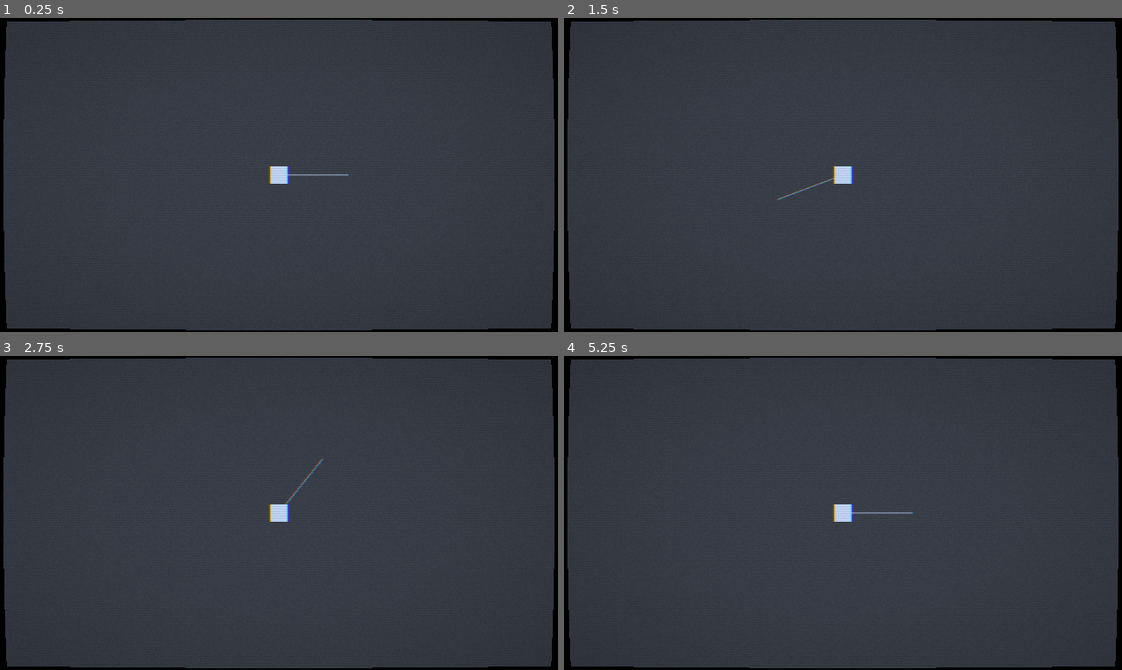
Above: before the commit, frames 1-4 (two rows, left to right).
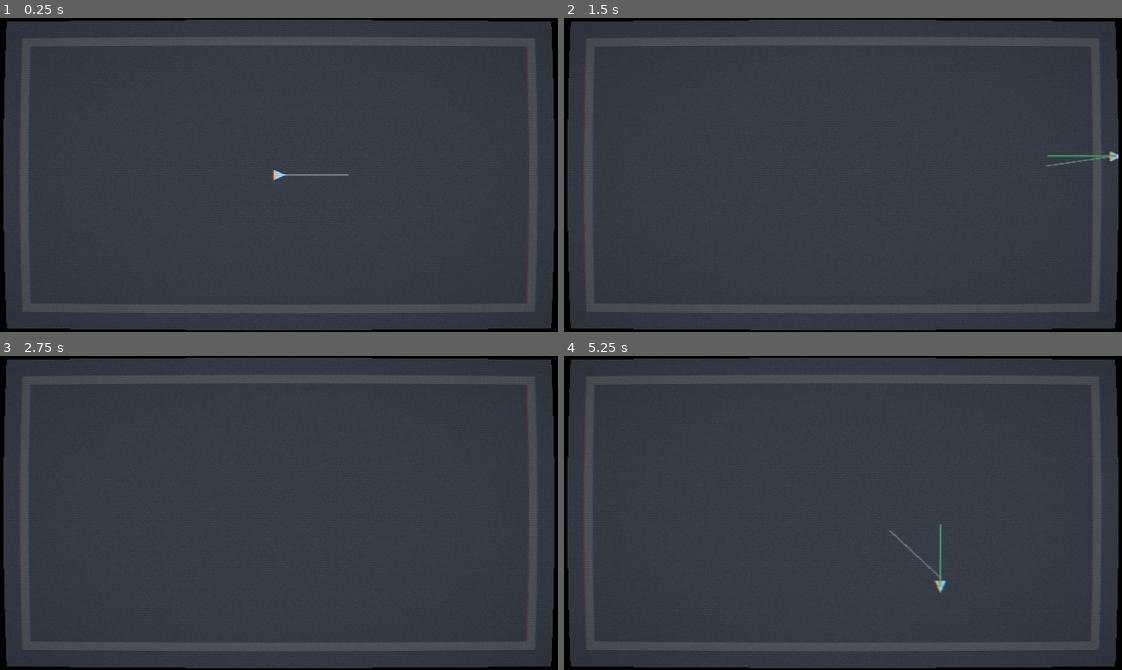
Above: after the commit, the same moments.

Repository: artemiiShabanov/slash-dash-slash
Game: Godot game, scene res://scenes/demos/m2_dash_demo.tscn
Two runs of this game, one before a commit and one after it. Both use one fixed random seed, a clock stepped at 60 frames per second and the inputs below. Before the commit the project starts from res://scenes/m1_input_demo.tscn.
Inputs (mouse positions are in pixels of both pictures, inside the frame that each line leads up to):
- Up to frame 1 (0.25 s): no input
- Up to frame 2 (1.5 s): tap Enter at 0.5 s; move the mouse to (965, 159) at 0.52 s; hold D 0.53-1.25 s; click (965, 159) at 0.67 s; tap Space at 0.77, 1.25 s; drag from (731, 190) to (815, 237) at 1.27 s
- Up to frame 3 (2.75 s): move the mouse to (334, 443) at 2.02 s; hold D from 2.03 s (still down); click (334, 443) at 2.17 s
- Up to frame 4 (5.25 s): release D at 2.75 s; tap Enter at 2.75 s; drag from (815, 575) to (675, 465) at 2.77 s; move the mouse to (1010, 560) at 3.52 s; hold A 3.53-4.25 s; click (1010, 560) at 3.67 s; tap Space at 3.77, 4.25 s; drag from (675, 465) to (759, 434) at 4.27 s; move the mouse to (870, 513) at 5.02 s; hold S from 5.03 s (still down); click (870, 513) at 5.17 s

The runs differ from the first frame. In frame 1, 4.2% of the frame differs, in the area x 3-97%, y 6-94%; in frame 2, 4.5%; in frame 3, 4.3%; in frame 4, 4.6%.

Commit message:
Ship core_dash spec (M2) and reorg demos
Reusable Player scene listens to InputSystem.dash_requested and
aim_changed; rotates to face current aim while idle; on commit, runs
a curve-driven committed dash for fixed distance over fixed duration
with no steering or cancel.

- DashTuning resource: base distance, base duration, ease-out speed
  Curve sub-resource, idle rotation lerp, trail params
- Player (CharacterBody2D) state machine: idle vs dashing,
  per-physics-frame curve-baked step via move_and_collide so the
  upcoming wall_collision_dash spec can plug in by reading the
  collision result; this spec ignores it
- Modifier registries on the player: dash_distance and dash_duration
  each have a key->{additive, multiplicative} dict with set/clear API.
  Effective values resolved at dash start and clamped to a positive
  minimum. Empty here; amulet/gem/world-state specs populate them
- Sets InputSystem.dash_in_progress true during dash, false on end so
  the input buffer auto-flushes a queued commit, yielding zero-frame
  chained dashes
- World-space Line2D trail (top_level=true) with point cap, fades on
  dash end via a tracked tween that's killed on a new dash to prevent
  the fade from stomping on chained-dash trails
- M2 demo scene with walled arena sized for the 640x360 internal frame

Reorg: moved m1_input_demo, m1_style_smoke, m2_dash_demo and their
scripts into scenes/demos/ and scripts/demos/. Player scene stays in
scenes/ since it's used in real gameplay. Updated tscn references and
project.godot main_scene.

Spec at specs/core_dash.md (Shipped).

Co-Authored-By: Claude Opus 4.7 (1M context) <noreply@anthropic.com>

Diff:
--- a/slash-dash-slash/project.godot
+++ b/slash-dash-slash/project.godot
@@ -11,7 +11,7 @@
 [application]
 
 config/name="slash-dash-slash"
-run/main_scene="res://scenes/m1_input_demo.tscn"
+run/main_scene="res://scenes/demos/m2_dash_demo.tscn"
 config/features=PackedStringArray("4.4", "Mobile")
 config/icon="res://icon.svg"
 
--- /dev/null
+++ b/slash-dash-slash/resources/dash_tuning.tres
@@ -0,0 +1,17 @@
+[gd_resource type="Resource" script_class="DashTuning" load_steps=3 format=3 uid="uid://bgqmkn601ssci"]
+
+[ext_resource type="Script" uid="uid://djoktj75xckep" path="res://scripts/resources/dash_tuning.gd" id="1_dtune"]
+
+[sub_resource type="Curve" id="Curve_easeout"]
+_data = [Vector2(0, 1), 0.0, -1.5, 0, 0, Vector2(1, 0), -0.1, 0.0, 0, 0]
+point_count = 2
+
+[resource]
+script = ExtResource("1_dtune")
+base_dash_distance = 80.0
+base_dash_duration = 0.12
+speed_curve = SubResource("Curve_easeout")
+idle_rotation_lerp = 0.5
+trail_max_points = 32
+trail_fade_duration = 0.25
+trail_color = Color(0.34, 0.78, 0.42, 1)
--- a/slash-dash-slash/scenes/m1_input_demo.tscn
+++ b/slash-dash-slash/scenes/demos/m1_input_demo.tscn
@@ -1,6 +1,6 @@
 [gd_scene load_steps=3 format=3 uid="uid://d2p8lcjlcu5d1"]
 
-[ext_resource type="Script" uid="uid://bx1ni30t02kip" path="res://scripts/m1_input_demo.gd" id="1_demo"]
+[ext_resource type="Script" uid="uid://bx1ni30t02kip" path="res://scripts/demos/m1_input_demo.gd" id="1_demo"]
 [ext_resource type="Script" uid="uid://cq54ixyk4iy5a" path="res://scripts/input_feedback_overlay.gd" id="2_overlay"]
 
 [node name="M1InputDemo" type="Node2D"]
--- a/slash-dash-slash/scenes/m1_style_smoke.tscn
+++ b/slash-dash-slash/scenes/demos/m1_style_smoke.tscn
@@ -1,6 +1,6 @@
 [gd_scene load_steps=2 format=3 uid="uid://byuyj6b3efsfx"]
 
-[ext_resource type="Script" uid="uid://de2aeott245aq" path="res://scripts/m1_style_smoke.gd" id="1_smoke"]
+[ext_resource type="Script" uid="uid://de2aeott245aq" path="res://scripts/demos/m1_style_smoke.gd" id="1_smoke"]
 
 [node name="M1StyleSmoke" type="Control"]
 layout_mode = 3
--- /dev/null
+++ b/slash-dash-slash/scenes/demos/m2_dash_demo.tscn
@@ -0,0 +1,40 @@
+[gd_scene load_steps=3 format=3 uid="uid://cj1sf2vmgxtc"]
+
+[ext_resource type="PackedScene" path="res://scenes/player.tscn" id="1_player"]
+[ext_resource type="Script" uid="uid://cq54ixyk4iy5a" path="res://scripts/input_feedback_overlay.gd" id="2_overlay"]
+
+[node name="M2DashDemo" type="Node2D"]
+
+[node name="Camera2D" type="Camera2D" parent="."]
+
+[node name="Walls" type="Node2D" parent="."]
+
+[node name="WallTop" type="Polygon2D" parent="Walls"]
+color = Color(0.45, 0.42, 0.38, 1)
+polygon = PackedVector2Array(-300, -160, 300, -160, 300, -150, -300, -150)
+
+[node name="WallBottom" type="Polygon2D" parent="Walls"]
+color = Color(0.45, 0.42, 0.38, 1)
+polygon = PackedVector2Array(-300, 150, 300, 150, 300, 160, -300, 160)
+
+[node name="WallLeft" type="Polygon2D" parent="Walls"]
+color = Color(0.45, 0.42, 0.38, 1)
+polygon = PackedVector2Array(-300, -160, -290, -160, -290, 160, -300, 160)
+
+[node name="WallRight" type="Polygon2D" parent="Walls"]
+color = Color(0.45, 0.42, 0.38, 1)
+polygon = PackedVector2Array(290, -160, 300, -160, 300, 160, 290, 160)
+
+[node name="Player" parent="." instance=ExtResource("1_player")]
+
+[node name="UILayer" type="CanvasLayer" parent="."]
+
+[node name="FeedbackOverlay" type="Control" parent="UILayer"]
+layout_mode = 3
+anchors_preset = 15
+anchor_right = 1.0
+anchor_bottom = 1.0
+grow_horizontal = 2
+grow_vertical = 2
+mouse_filter = 2
+script = ExtResource("2_overlay")
--- /dev/null
+++ b/slash-dash-slash/scenes/player.tscn
@@ -0,0 +1,26 @@
+[gd_scene load_steps=4 format=3]
+
+[ext_resource type="Script" path="res://scripts/player.gd" id="1_player"]
+[ext_resource type="Resource" path="res://resources/dash_tuning.tres" id="2_tuning"]
+
+[sub_resource type="CircleShape2D" id="cs_player"]
+radius = 6.0
+
+[node name="Player" type="CharacterBody2D"]
+script = ExtResource("1_player")
+tuning = ExtResource("2_tuning")
+
+[node name="Body" type="Polygon2D" parent="."]
+; Right-pointing arrow so rotation is readable: tip at (8, 0).
+polygon = PackedVector2Array(-6, -6, 8, 0, -6, 6)
+color = Color(0.96, 0.97, 0.92, 1)
+
+[node name="CollisionShape2D" type="CollisionShape2D" parent="."]
+shape = SubResource("cs_player")
+
+[node name="Trail" type="Line2D" parent="."]
+width = 2.0
+default_color = Color(0.34, 0.78, 0.42, 1)
+joint_mode = 2
+begin_cap_mode = 2
+end_cap_mode = 2
--- /dev/null
+++ b/slash-dash-slash/scripts/player.gd
@@ -0,0 +1,252 @@
+extends CharacterBody2D
+
+## Player.
+##
+## Listens to InputSystem.dash_requested and aim_changed; rotates the sprite to
+## face current aim while idle; runs a curve-driven committed dash on commit.
+## Sets InputSystem.dash_in_progress true during the dash so the input buffer
+## flushes correctly on completion (yielding zero-frame chained dashes).
+##
+## Distance and duration are derived from `tuning` plus per-key modifier
+## registries that other systems install into. Modifiers are snapshotted at
+## dash start; mid-dash mutations don't affect the in-flight motion.
+##
+## Wall collision is intentionally *not* handled here. `move_and_collide` is
+## used for stepping so a future `wall_collision_dash` spec can plug in by
+## reading the returned `KinematicCollision2D`.
+
+# ===== Signals =====
+
+signal dash_started(direction: Vector2)
+signal dash_ended(traveled: Vector2)
+
+# ===== Tunables =====
+
+const TUNING_PATH := "res://resources/dash_tuning.tres"
+
+# Floors clamping pathological modifier stacks so dashes always commit.
+const MIN_DISTANCE: float = 1.0
+const MIN_DURATION: float = 0.01
+
+@export var tuning: DashTuning
+
+# ===== Public state =====
+
+## Most recent aim direction received from the input system.
+var current_aim: Vector2 = Vector2.RIGHT
+
+## Whether a dash is currently in flight.
+var is_dashing: bool = false
+
+# ===== Internal dash state =====
+
+var _dash_direction: Vector2 = Vector2.RIGHT
+var _dash_elapsed: float = 0.0
+var _dash_duration_snapshot: float = 0.12
+var _dash_distance_snapshot: float = 80.0
+var _dash_start_position: Vector2 = Vector2.ZERO
+
+# Baked cumulative integral of `speed_curve` over [0,1], plus its total.
+# Sampled per-frame to compute "where the dash should be at this normalized t".
+var _curve_baked: PackedFloat32Array = PackedFloat32Array()
+var _curve_total_integral: float = 1.0
+
+# ===== Modifier registries =====
+# Each entry: { "additive": float, "multiplicative": float }
+# Stat formula: effective = (base + Σadditive) * Πmultiplicative, clamped to MIN.
+
+var _distance_mods: Dictionary = {}
+var _duration_mods: Dictionary = {}
+
+# ===== Trail =====
+
+@onready var trail: Line2D = $Trail
+
+# Held reference so a new dash can kill an in-flight fade. Without this, the
+# fade tween would overwrite the new dash's freshly-reset alpha and clear its
+# trail points mid-dash.
+var _trail_fade_tween: Tween = null
+
+# ===== Lifecycle =====
+
+func _ready() -> void:
+	if tuning == null:
+		tuning = load(TUNING_PATH) as DashTuning
+		if tuning == null:
+			push_error("Player: failed to load DashTuning at %s; using defaults." % TUNING_PATH)
+			tuning = DashTuning.new()
+
+	# Trail draws in world space — points stay where they were dropped even as
+	# the player moves on through them.
+	trail.top_level = true
+	trail.global_position = Vector2.ZERO
+	trail.global_rotation = 0.0
+	trail.clear_points()
+	trail.default_color = tuning.trail_color
+	trail.modulate.a = 1.0
+
+	InputSystem.dash_requested.connect(_on_dash_requested)
+	InputSystem.aim_changed.connect(_on_aim_changed)
+	# Defensive: never inherit a stuck dash flag from a previous run.
+	InputSystem.dash_in_progress = false
+
+func _physics_process(delta: float) -> void:
+	# Push player position so InputSystem can compute mouse-relative aim.
+	InputSystem.player_world_position = global_position
+
+	if is_dashing:
+		_advance_dash(delta)
+	else:
+		_update_idle_rotation()
+
+# ===== Input handlers =====
+
+func _on_aim_changed(direction: Vector2) -> void:
+	current_aim = direction
+
+func _on_dash_requested(direction: Vector2) -> void:
+	# We only start a dash when idle. The input system buffers commits that
+	# arrive mid-dash and re-emits them on dash_in_progress -> false.
+	if is_dashing:
+		return
+	_start_dash(direction)
+
+# ===== Dash lifecycle =====
+
+func _start_dash(direction: Vector2) -> void:
+	is_dashing = true
+	_dash_direction = direction.normalized() if direction.length() > 0.0 else current_aim
+	_dash_elapsed = 0.0
+	_dash_distance_snapshot = _compute_effective(tuning.base_dash_distance, _distance_mods, MIN_DISTANCE)
+	_dash_duration_snapshot = _compute_effective(tuning.base_dash_duration, _duration_mods, MIN_DURATION)
+	_dash_start_position = global_position
+	_bake_speed_curve()
+	rotation = _dash_direction.angle()
+
+	# Kill any in-flight fade tween from the previous dash so it can't stomp
+	# on this dash's alpha or clear our points mid-flight.
+	if _trail_fade_tween != null and _trail_fade_tween.is_valid():
+		_trail_fade_tween.kill()
+	_trail_fade_tween = null
+
+	# Reset trail visuals and seed the first point at the dash origin.
+	trail.modulate.a = 1.0
+	trail.clear_points()
+	trail.add_point(global_position)
+
+	InputSystem.dash_in_progress = true
+	dash_started.emit(_dash_direction)
+
+func _advance_dash(delta: float) -> void:
+	_dash_elapsed += delta
+	var t: float = clampf(_dash_elapsed / _dash_duration_snapshot, 0.0, 1.0)
+	var integral: float = _sample_baked_integral(t)
+	var fraction: float = integral / _curve_total_integral if _curve_total_integral > 0.0 else t
+	var target_position: Vector2 = _dash_start_position + _dash_direction * _dash_distance_snapshot * fraction
+	var step: Vector2 = target_position - global_position
+	# Result intentionally ignored here; wall_collision_dash will read it later.
+	move_and_collide(step)
+
+	_append_trail_point(global_position)
+
+	if t >= 1.0:
+		_end_dash()
+
+func _end_dash() -> void:
+	var traveled: Vector2 = global_position - _dash_start_position
+	is_dashing = false
+	# Flushing the input buffer: setting dash_in_progress to false in the
+	# InputSystem's setter re-emits any queued dash_requested *synchronously*,
+	# which can re-enter `_start_dash` and flip `is_dashing` back to true
+	# before this function returns. Check for that below before scheduling
+	# the fade — we don't want to fade a dash that just started.
+	InputSystem.dash_in_progress = false
+	dash_ended.emit(traveled)
+
+	# If a chained dash kicked off via the buffer flush, leave its trail alone.
+	if is_dashing:
+		return
+
+	# Fade the trail out smoothly. Cleared after fade completes so a fresh
+	# dash starts with no leftover ghost points.
+	_trail_fade_tween = create_tween()
+	_trail_fade_tween.tween_property(trail, "modulate:a", 0.0, tuning.trail_fade_duration)
+	_trail_fade_tween.tween_callback(trail.clear_points)
+
+# ===== Trail =====
+
+func _append_trail_point(p: Vector2) -> void:
+	trail.add_point(p)
+	# Keep the line bounded — drop oldest points once we exceed the cap.
+	while trail.get_point_count() > tuning.trail_max_points:
+		trail.remove_point(0)
+
+# ===== Idle rotation =====
+
+func _update_idle_rotation() -> void:
+	if current_aim.length() <= 0.0:
+		return
+	rotation = lerp_angle(rotation, current_aim.angle(), tuning.idle_rotation_lerp)
+
+# ===== Modifier API =====
+
+func set_dash_distance_modifier(key: StringName, additive: float = 0.0, multiplicative: float = 1.0) -> void:
+	_distance_mods[key] = {"additive": additive, "multiplicative": multiplicative}
+
+func clear_dash_distance_modifier(key: StringName) -> void:
+	_distance_mods.erase(key)
+
+func set_dash_duration_modifier(key: StringName, additive: float = 0.0, multiplicative: float = 1.0) -> void:
+	_duration_mods[key] = {"additive": additive, "multiplicative": multiplicative}
+
+func clear_dash_duration_modifier(key: StringName) -> void:
+	_duration_mods.erase(key)
+
+func _compute_effective(base: float, mods: Dictionary, min_value: float) -> float:
+	var additive_sum: float = 0.0
+	var multiplicative_product: float = 1.0
+	for entry in mods.values():
+		additive_sum += float(entry.additive)
+		multiplicative_product *= float(entry.multiplicative)
+	return maxf(min_value, (base + additive_sum) * multiplicative_product)
+
+# ===== Curve baking =====
+
+const CURVE_SAMPLES: int = 64
+
+func _bake_speed_curve() -> void:
+	# Build a cumulative-integral table for `speed_curve` so we can resolve
+	# "fraction of dash distance covered by time t" without per-frame integrals.
+	_curve_baked.resize(CURVE_SAMPLES + 1)
+	_curve_baked[0] = 0.0
+	_curve_total_integral = 0.0
+	if tuning.speed_curve == null:
+		# Fallback: linear unit ramp. Keeps the dash functional even if the
+		# curve resource is missing.
+		for i in CURVE_SAMPLES + 1:
+			_curve_baked[i] = float(i) / float(CURVE_SAMPLES)
+		_curve_total_integral = 1.0
+		return
+	var curve: Curve = tuning.speed_curve
+	for i in CURVE_SAMPLES:
+		var t1: float = float(i) / float(CURVE_SAMPLES)
+		var t2: float = float(i + 1) / float(CURVE_SAMPLES)
+		var avg: float = absf(curve.sample(t1) + curve.sample(t2)) * 0.5
+		_curve_total_integral += avg * (t2 - t1)
+		_curve_baked[i + 1] = _curve_total_integral
+	if _curve_total_integral <= 0.0:
+		# Pathological curve — fall back to linear ramp.
+		push_warning("Player: dash speed_curve integrates to <=0; falling back to linear.")
+		for i in CURVE_SAMPLES + 1:
+			_curve_baked[i] = float(i) / float(CURVE_SAMPLES)
+		_curve_total_integral = 1.0
+
+func _sample_baked_integral(t: float) -> float:
+	var n: int = _curve_baked.size() - 1
+	if n <= 0:
+		return t
+	var idx_f: float = clampf(t, 0.0, 1.0) * float(n)
+	var i0: int = int(idx_f)
+	var i1: int = mini(i0 + 1, n)
+	var f: float = idx_f - float(i0)
+	return lerpf(_curve_baked[i0], _curve_baked[i1], f)
--- /dev/null
+++ b/slash-dash-slash/scripts/resources/dash_tuning.gd
@@ -0,0 +1,36 @@
+class_name DashTuning
+extends Resource
+
+## Tunables for the player's core dash (motion + trail).
+## Stored at `res://resources/dash_tuning.tres`.
+##
+## Distance/duration are *base* values. Per-dash effective values are computed
+## from base + modifier registries on the player (set via `set_dash_distance_modifier`
+## and `set_dash_duration_modifier`). Empty registries here in M2 — amulets, gems,
+## and world-state will populate them later.
+
+## Pixel distance per dash before modifiers. Sized for the 640x360 internal frame.
+@export var base_dash_distance: float = 80.0
+
+## Seconds from dash start to dash end before modifiers.
+@export var base_dash_duration: float = 0.12
+
+## Speed-over-time profile. The integral over [0,1] is normalized internally so
+## the cumulative motion always equals the effective dash distance regardless of
+## the curve's shape. Default ease-out: high speed at t=0, low speed at t=1.
+@export var speed_curve: Curve
+
+## Per-frame smoothing factor applied to sprite rotation while idle.
+## 0 = never rotates; 1 = snaps instantly to aim. Frame-rate dependent.
+@export_range(0.0, 1.0) var idle_rotation_lerp: float = 0.5
+
+## Maximum number of points retained in the dash trail. Older points drop off
+## the head as the line grows past this length.
+@export var trail_max_points: int = 32
+
+## Seconds for the trail to fade from full to invisible after a dash ends.
+@export var trail_fade_duration: float = 0.25
+
+## Base trail tint. Default = palette `dot_matrix_green` to read as a phosphor
+## streak under the CRT post-process.
+@export var trail_color: Color = Color(0.34, 0.78, 0.42, 1.0)
Renamed: slash-dash-slash/scripts/m1_input_demo.gd -> slash-dash-slash/scripts/demos/m1_input_demo.gd
Renamed: slash-dash-slash/scripts/m1_input_demo.gd.uid -> slash-dash-slash/scripts/demos/m1_input_demo.gd.uid
Renamed: slash-dash-slash/scripts/m1_style_smoke.gd -> slash-dash-slash/scripts/demos/m1_style_smoke.gd
Renamed: slash-dash-slash/scripts/m1_style_smoke.gd.uid -> slash-dash-slash/scripts/demos/m1_style_smoke.gd.uid
Not shown, added: slash-dash-slash/scripts/player.gd.uid
Not shown, added: slash-dash-slash/scripts/resources/dash_tuning.gd.uid
Not shown, added: specs/core_dash.md
